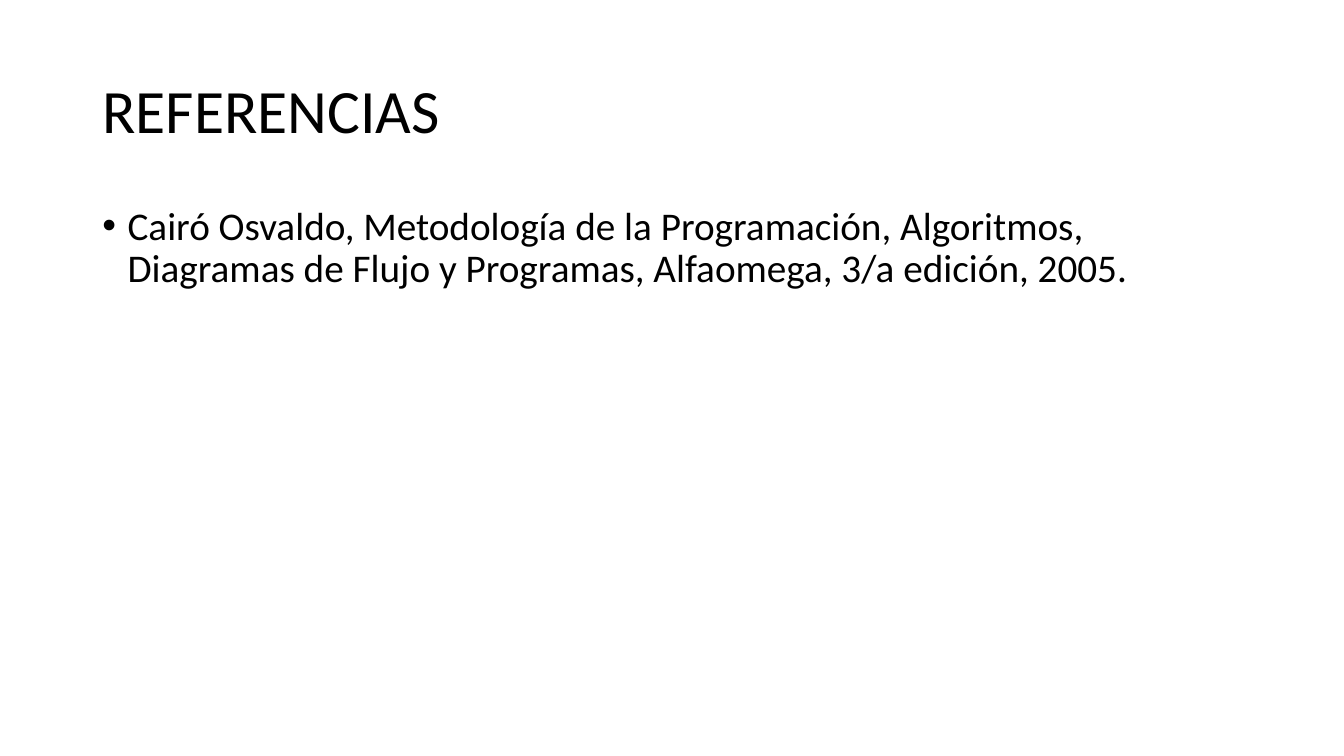
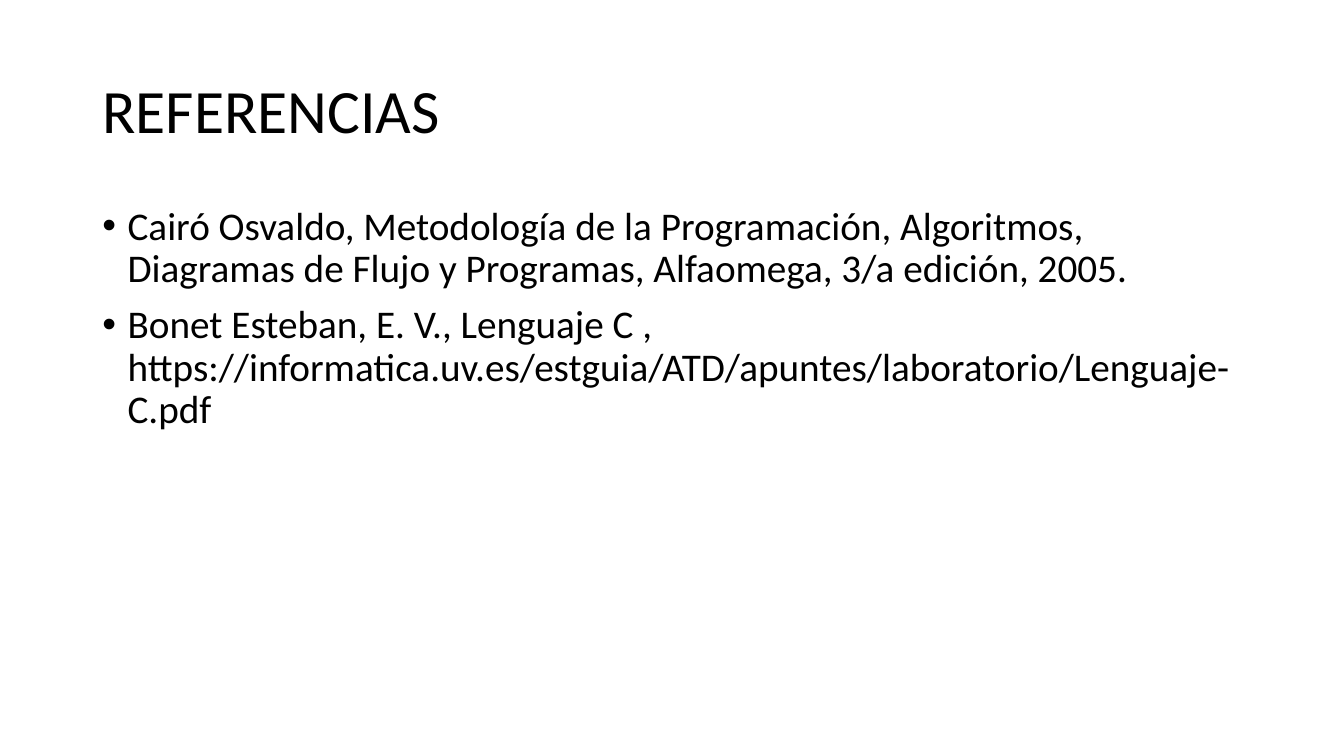
Before and after one commit to programacionestructurada/2021-2, a slide deck: slide 11 of U1_Introduccion_a_la_programacion/U1.pptx. Drawn at 1344x756 pixels with LibreOffice and Linux fonts; fonts in the diff are those of the drawing. Boxes give left, top, right and bottom in pixels: in the first picture for what was removed or moved away, otherwise in the second. Text is boxed around its words. In the diff, an @@ line names an element or a change of style, - is before the commit and + after.

```diff
--- a/U1_Introduccion_a_la_programacion/U1.pptx
+++ b/U1_Introduccion_a_la_programacion/U1.pptx
@@ text at (128, 310, 1229, 430): paragraph added @@
+• Bonet Esteban, E. V., Lenguaje C , https://informatica.uv.es/estguia/ATD/apuntes/laboratorio/Lenguaje-C.pdf
```
Also in this commit, not shown: 1 other slide changed, 1 other file.
